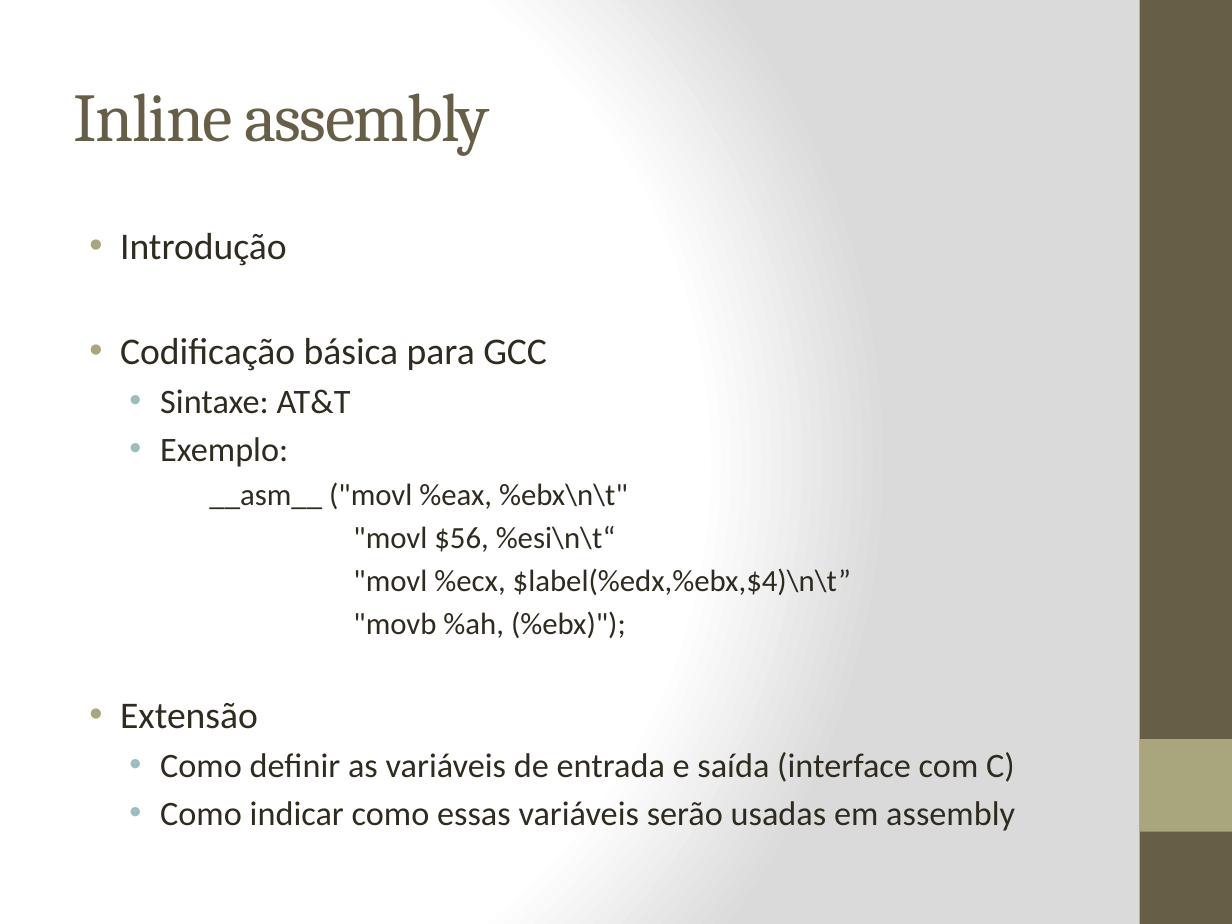
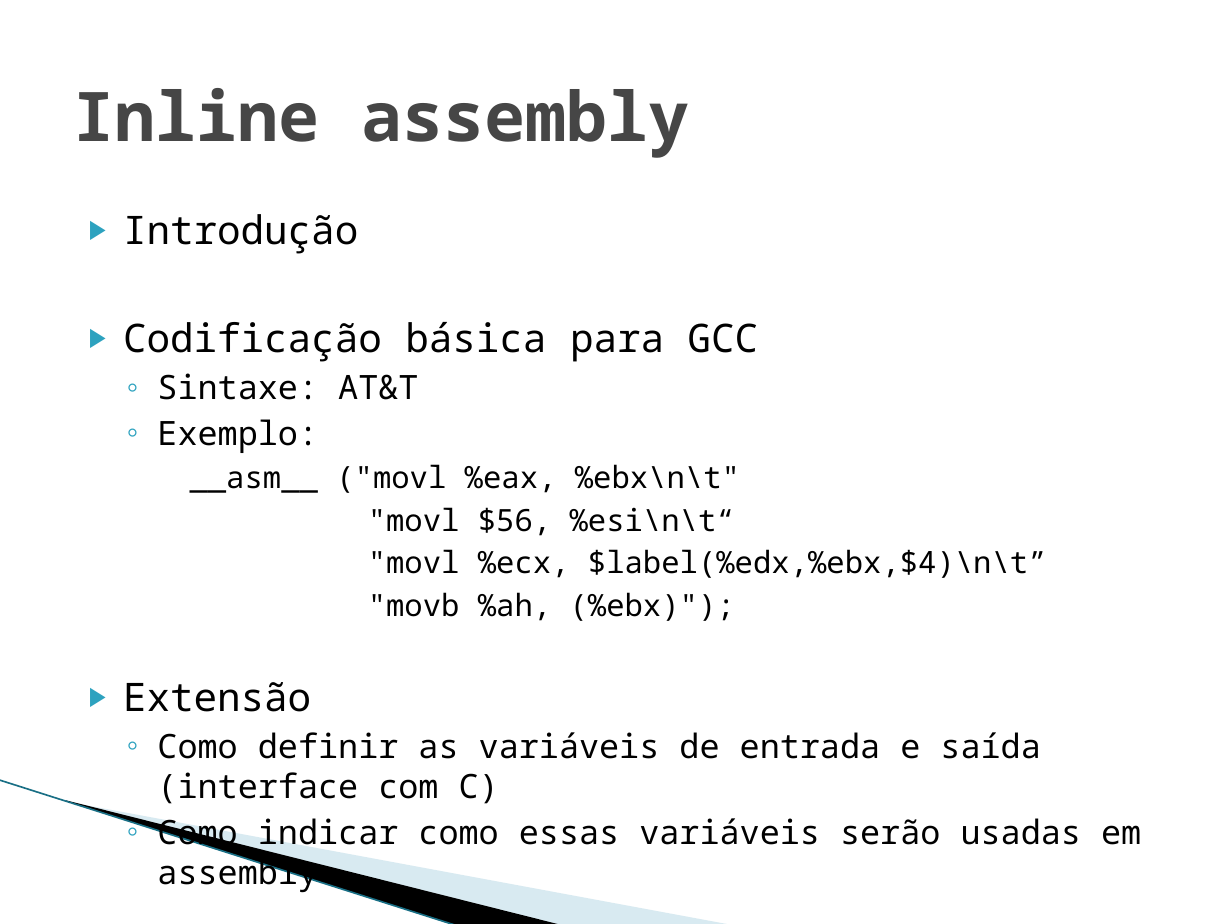
Before and after one commit to badershs/mips-assembler-unb, a slide deck: slide 16 of seminario/Interface entre C e Assemby 8085.pptx. Drawn at 1232x924 pixels with LibreOffice and Linux fonts; fonts in the diff are those of the drawing; background and template pictures are left out. Boxes give left, top, right and bottom in pixels: in the first picture for what was removed or moved away, otherwise in the second. Text is boxed around its words. In the diff, an @@ line names an element or a change of style, - is before the commit and + after.

```diff
--- a/seminario/Interface entre C e Assemby 8085.pptx
+++ b/seminario/Interface entre C e Assemby 8085.pptx
@@ background gradient #FFFFFF to #DADADA to #FFFFFF @@
@@ rectangle removed at bbox=[1140, 0, 1232, 924] @@
@@ title "Inline assembly" at bbox=[74, 88, 689, 158]: font Cambria to Noto Sans Mono, text colour #675E47 to #464646, letter spacing -1 to 0 pt, bold on @@
@@ text "Introdução": place and size @@
-text "Introdução" at bbox=[120, 233, 1015, 831]
+text "Introdução" at bbox=[123, 214, 1141, 893]
@@ text "Introdução" at bbox=[123, 214, 1141, 893]: size 22 to 22.9 pt in "Introdução", "Codificação básica para GCC", "Extensão"; font Calibri to Noto Sans Mono, text colour #2F2B20 to #000000; size 20 to 19.6 pt in "Sintaxe: AT&T", "Exemplo:", "Como definir as variáveis de entrada e ...", "Como indicar como essas variáveis serão usadas ..."; size 18 to 17.9 pt in "__asm__ ("movl %eax, %ebx\n\t"", ""movl $56, %esi\n\t“", ""movl %ecx, $label(%edx,%ebx,$4)\n\t”", ""movb %ah, (%ebx)");"; bullet • to ▶; bullet colour #A9A57C to #2DA2BF; bullet • to ◦; bullet colour #9CBEBD to #2DA2BF; indent changed @@
@@ rectangle removed at bbox=[1140, 739, 1232, 832] @@
@@ line added from (0, 780) to (457, 924), #97C5D8 0.95 pt @@
@@ freeform shape added at bbox=[65, 800, 563, 924], fill #000000 @@
@@ freeform shape added at bbox=[68, 801, 733, 924], fill #A0CBDC at 40% opacity @@
```
Also in this commit, not shown: 18 other slides changed, 9 slides added, 2 slides removed.
